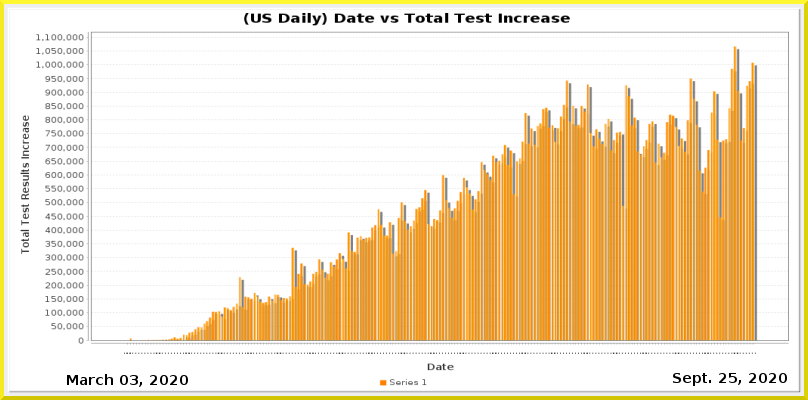
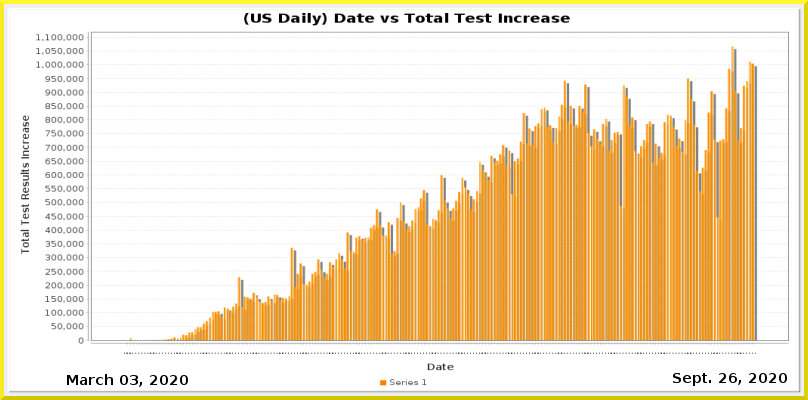
Layered file, before and after one edit (808 x 400). Changes by layer:
painted on "Current Date" over [729, 373, 737, 383]
painted on "Date_vs_TestIncrease.png" over [130, 46, 758, 354]
